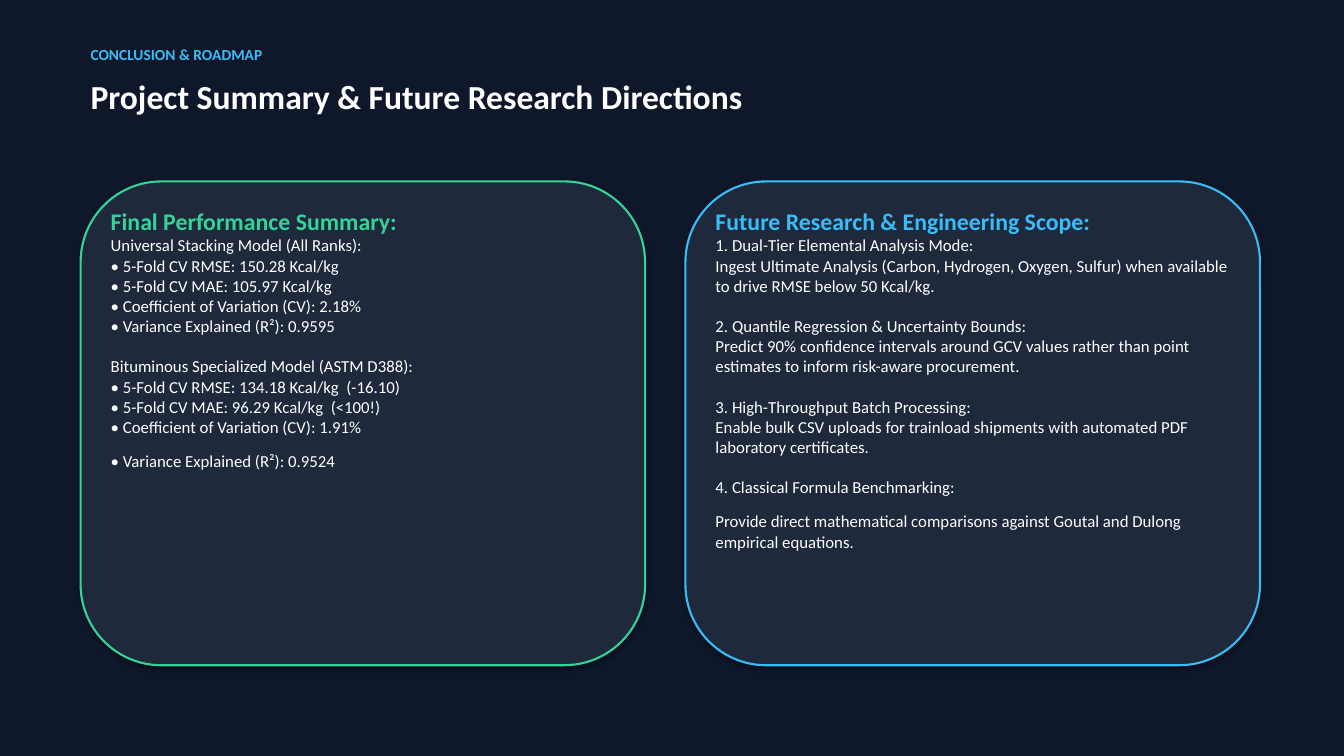
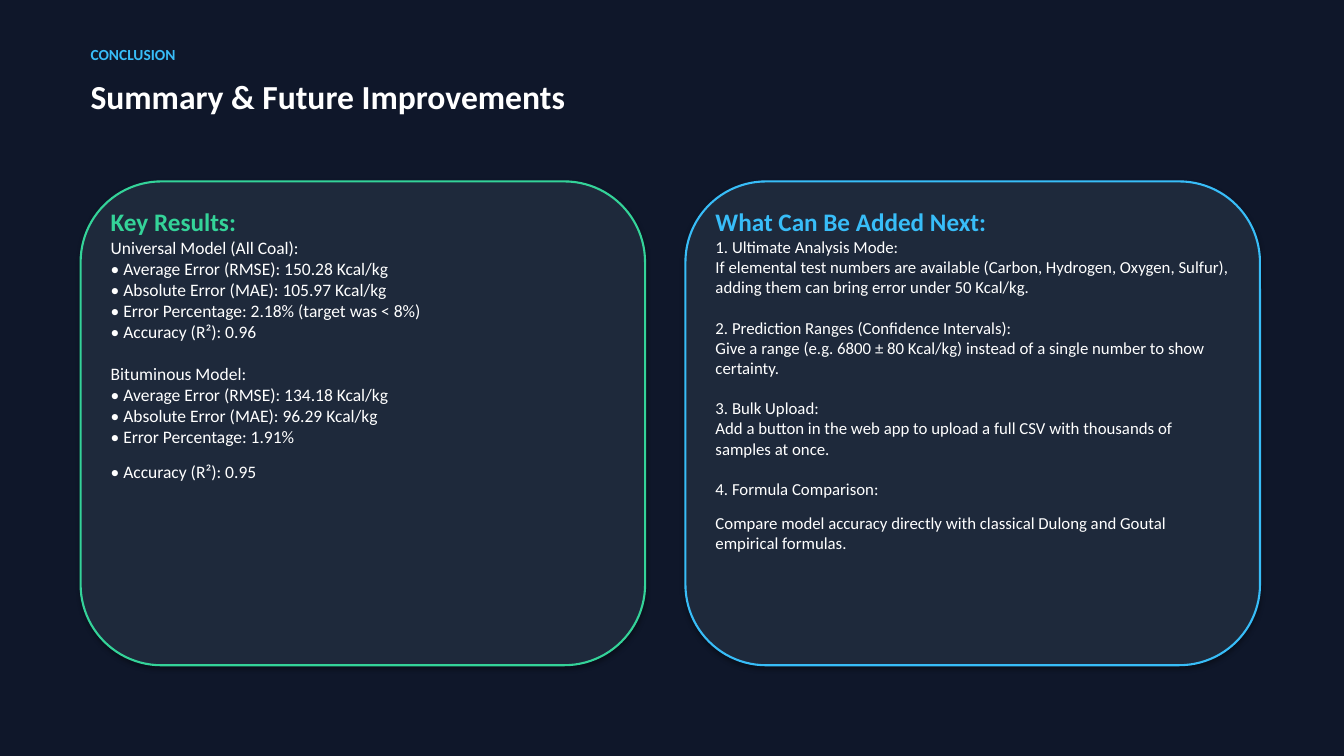
Before and after one commit to anurag-mitti/gcv_predictor, a slide deck: slide 11 of Coal_GCV_Prediction_Presentation.pptx. Drawn at 1344x756 pixels with LibreOffice and Linux fonts; fonts in the diff are those of the drawing. Boxes give left, top, right and bottom in pixels: in the first picture for what was removed or moved away, otherwise in the second. Text is boxed around its words. In the diff, an @@ line names an element or a change of style, - is before the commit and + after.

```diff
--- a/Coal_GCV_Prediction_Presentation.pptx
+++ b/Coal_GCV_Prediction_Presentation.pptx
@@ text at <box>91,50,176,60</box>: text changed @@
-CONCLUSION & ROADMAP
+CONCLUSION
@@ text at <box>91,87,565,115</box>: text changed @@
-Project Summary & Future Research Directions
+Summary & Future Improvements
@@ text at <box>111,213,421,481</box>: text changed; size 12 to 12.5 pt @@
-Final Performance Summary:
-Universal Stacking Model (All Ranks):
-• 5-Fold CV RMSE: 150.28 Kcal/kg
-• 5-Fold CV MAE: 105.97 Kcal/kg
-• Coefficient of Variation (CV): 2.18%
-• Variance Explained (R²): 0.9595
-Bituminous Specialized Model (ASTM D388):
-• 5-Fold CV RMSE: 134.18 Kcal/kg (-16.10)
-• 5-Fold CV MAE: 96.29 Kcal/kg (<100!)
-• Coefficient of Variation (CV): 1.91%
-• Variance Explained (R²): 0.9524
+Key Results:
+Universal Model (All Coal):
+• Average Error (RMSE): 150.28 Kcal/kg
+• Absolute Error (MAE): 105.97 Kcal/kg
+• Error Percentage: 2.18% (target was < 8%)
+• Accuracy (R²): 0.96
+Bituminous Model:
+• Average Error (RMSE): 134.18 Kcal/kg
+• Absolute Error (MAE): 96.29 Kcal/kg
+• Error Percentage: 1.91%
+• Accuracy (R²): 0.95
@@ text at <box>715,213,1228,552</box>: text changed @@
-Future Research & Engineering Scope:
-1. Dual-Tier Elemental Analysis Mode:
-Ingest Ultimate Analysis (Carbon, Hydrogen, Oxygen, Sulfur) when available to drive RMSE below 50 Kcal/kg.
-2. Quantile Regression & Uncertainty Bounds:
-Predict 90% confidence intervals around GCV values rather than point estimates to inform risk-aware procurement.
-3. High-Throughput Batch Processing:
-Enable bulk CSV uploads for trainload shipments with automated PDF laboratory certificates.
-4. Classical Formula Benchmarking:
-Provide direct mathematical comparisons against Goutal and Dulong empirical equations.
+What Can Be Added Next:
+1. Ultimate Analysis Mode:
+If elemental test numbers are available (Carbon, Hydrogen, Oxygen, Sulfur), adding them can bring error under 50 Kcal/kg.
+2. Prediction Ranges (Confidence Intervals):
+Give a range (e.g. 6800 ± 80 Kcal/kg) instead of a single number to show certainty.
+3. Bulk Upload:
+Add a button in the web app to upload a full CSV with thousands of samples at once.
+4. Formula Comparison:
+Compare model accuracy directly with classical Dulong and Goutal empirical formulas.
```
Also in this commit, not shown: 9 other slides changed, 1 slide added, 1 slide removed, 3 other files.
